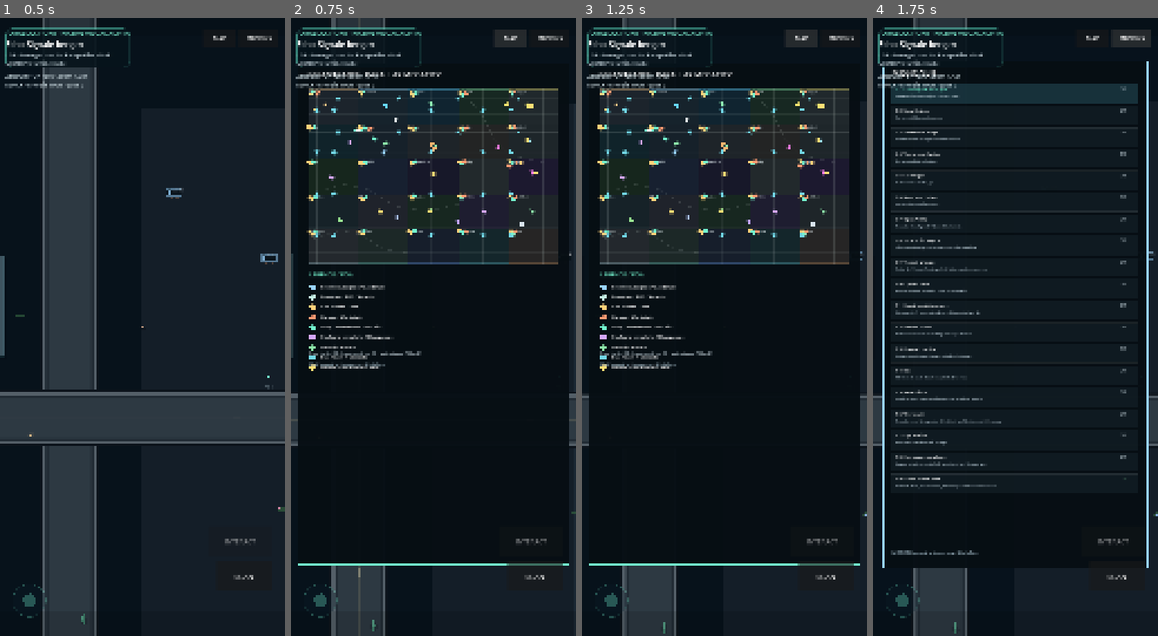
Above: before the commit, frames 1-4 (left to right).
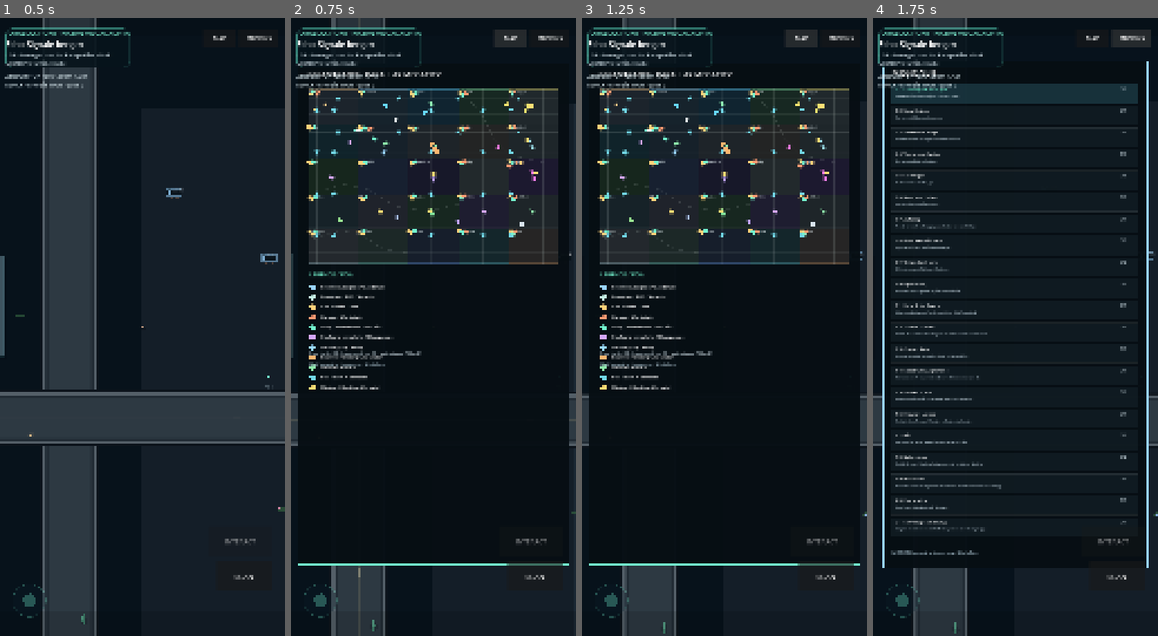
Above: after the commit, the same moments.

Repository: chekento/parallaxhunt
Game: Godot game, scene res://scenes/Main.tscn
Same seed, same stepped clock (60 frames per second), same inputs: the game is played once before the commit and once after it.
Inputs:
- Up to frame 1 (0.5 s): no input
- Up to frame 2 (0.75 s): click "MAP" at 0.5 s
- Up to frame 3 (1.25 s): no input
- Up to frame 4 (1.75 s): click "MISSIONS" at 1.25 s

Frame 1 is identical in both runs. In frame 2, 0.5% of the frame differs, in the area x 6-86%, y 14-61%; in frame 3, 0.5%; in frame 4, 1.8%, in the area x 7-89%, y 32-84%.

Commit message:
Add rooftop relays and sublevel exploration

Diff:
--- a/scripts/main.gd
+++ b/scripts/main.gd
@@ -87,6 +87,11 @@
 var caches: Array = []
 var glyphs: Array = []
 var npc_flags: Dictionary = {}
+var vertical_sites: Array = []
+var vertical_flags: Dictionary = {}
+var current_vertical_id: String = ""
+var relay_count: int = 0
+var sublevel_count: int = 0
 var transit_riding: int = -1
 var transit_stops: Array = []
 var autosave_timer: float = 0.0
@@ -316,6 +321,9 @@
         {"title":"Verlorene Caches","desc":"Berge vier Daten-Caches.","kind":"cache","goal":4},
         {"title":"Stadtsigils","desc":"Sichere drei Stadtsigils.","kind":"glyph","goal":3},
         {"title":"Nova am Hafen","desc":"Sprich mit Nova im Hafen.","kind":"npc","id":"nova","goal":1},
+        {"title":"Aufstieg","desc":"Finde einen Dachzugang und aktiviere ein Relay.","kind":"relay","goal":1},
+        {"title":"Über den Dächern","desc":"Synchronisiere drei Dach-Relays.","kind":"relay","goal":3},
+        {"title":"Unter der Stadt","desc":"Aktiviere zwei Sublevel-Knoten.","kind":"sublevel","goal":2},
         {"title":"OpenAI HQ","desc":"Besuche das OpenAI HQ im Glasdistrikt.","kind":"visit_openai","goal":1},
         {"title":"Solar Grid Repair","desc":"Löse das Leitungs-Puzzle am Solar Grid Terminal.","kind":"hack","id":"gridRepair","goal":1},
         {"title":"Transit Mosaic","desc":"Setze das Transit-Routing als Schiebepuzzle zusammen.","kind":"hack","id":"transitMosaic","goal":1},
@@ -359,6 +367,15 @@
         {"pos":Vector2(18700,9150),"taken":false},
         {"pos":Vector2(7400,12700),"taken":false},
         {"pos":Vector2(12600,12800),"taken":false}
+    ]
+    vertical_sites = [
+        {"id":"roof_glass","name":"Glass Quarter Roof","pos":Vector2(12150,2450),"kind":"roof","accent":Color("#67d9ff")},
+        {"id":"roof_solar","name":"Solar Beacon Roof","pos":Vector2(22500,2200),"kind":"roof","accent":Color("#f1e36f")},
+        {"id":"roof_neon","name":"Neon Mile Roof","pos":Vector2(23500,9250),"kind":"roof","accent":Color("#ff80ef")},
+        {"id":"roof_observatory","name":"Observatory Roof","pos":Vector2(13000,9300),"kind":"roof","accent":Color("#c3a6ff")},
+        {"id":"sub_harbor","name":"Harbor Service Sublevel","pos":Vector2(13350,6400),"kind":"sublevel","accent":Color("#ffb66f")},
+        {"id":"sub_transit","name":"Transit Utility Node","pos":Vector2(23200,6000),"kind":"sublevel","accent":Color("#9adbe5")},
+        {"id":"sub_bio","name":"Bio Utility Lab","pos":Vector2(12850,12850),"kind":"sublevel","accent":Color("#82e59b")}
     ]
     glyphs = [
         {"pos":Vector2(2450,1450),"taken":false,"district":"Altstadt"},
@@ -1029,6 +1046,9 @@
         _enter_interior("OpenAI HQ","openai_hq",Color("#f2f7f7"),player_pos)
         _advance_native_chapter()
         return
+    elif n.type == "vertical":
+        _enter_vertical(int(n.index))
+        return
     elif n.type == "property":
         _interact_property(int(n.index))
         return
@@ -1160,6 +1180,11 @@
         if djb < 110.0 and djb < bd:
             best = {"type":"jobboard","index":ji,"action":"JOBS"}
             bd = djb
+    for vi in range(vertical_sites.size()):
+        var dv: float = player_pos.distance_to(Vector2(vertical_sites[vi].pos))
+        if dv < 105.0 and dv < bd:
+            best = {"type":"vertical","index":vi,"action":"AUFSTIEG" if str(vertical_sites[vi].kind)=="roof" else "SUBLEVEL"}
+            bd = dv
     for pi in range(property_sites.size()):
         var dp := player_pos.distance_to(Vector2(property_sites[pi].pos))
         if dp < 105.0 and dp < bd:
@@ -2110,6 +2135,7 @@
 func _leave_interior() -> void:
     commerce_panel.visible = false
     interior_active = false
+    current_vertical_id = ""
     player_pos = interior_return_pos + Vector2(0,42)
     camera_pos = player_pos
     _play_sfx("vehicle")
@@ -2134,6 +2160,10 @@
 func _interior_feature_message() -> String:
     if interior_kind == "openai_hq":
         return "Visitor lab display: multimodal research visualization active."
+    if interior_kind == "roof":
+        return "Dach-Relay synchronisieren."
+    if interior_kind == "sublevel":
+        return "Sublevel-Knoten aktivieren."
     if interior_kind == "garage":
         return "Garage service bay ready for vehicle storage and paint systems."
     if interior_kind == "workshop":
@@ -2166,6 +2196,10 @@
     draw_string(ThemeDB.fallback_font,exitp+Vector2(-32,-6),"EXIT",HORIZONTAL_ALIGNMENT_CENTER,64,12,Color.WHITE)
     if interior_kind == "openai_hq":
         _draw_openai_interior(origin,accent)
+    elif interior_kind == "roof":
+        _draw_roof_interior(origin,accent)
+    elif interior_kind == "sublevel":
+        _draw_sublevel_interior(origin,accent)
     elif interior_kind in ["garage","workshop"]:
         _draw_garage_interior(origin,accent)
     elif interior_kind in ["restaurant","cafe"]:
@@ -2175,6 +2209,57 @@
     else:
         _draw_shop_interior(origin,accent)
     draw_string(ThemeDB.fallback_font,origin+Vector2(32,42),interior_name,HORIZONTAL_ALIGNMENT_LEFT,420,22,Color(0.94,0.98,0.99,0.92))
+
+func _enter_vertical(index: int) -> void:
+    if index<0 or index>=vertical_sites.size():
+        return
+    var site: Dictionary = vertical_sites[index]
+    current_vertical_id = str(site.id)
+    _enter_interior(str(site.name),str(site.kind),Color(site.accent),player_pos)
+
+func _activate_vertical_feature() -> void:
+    if current_vertical_id=="":
+        return
+    if bool(vertical_flags.get(current_vertical_id,false)):
+        _notify("Knoten bereits synchronisiert.")
+        return
+    vertical_flags[current_vertical_id]=true
+    if interior_kind=="roof":
+        relay_count += 1
+        credits += 28
+        _notify("Dach-Relay synchronisiert · +28 CR")
+    else:
+        sublevel_count += 1
+        credits += 32
+        _notify("Sublevel-Knoten aktiviert · +32 CR")
+    _play_sfx("secret")
+    _save_game()
+    _advance_native_chapter()
+
+func _draw_roof_interior(origin: Vector2, accent: Color) -> void:
+    draw_rect(Rect2(origin+Vector2(90,90),Vector2(720,360)),Color("#16222a"),true)
+    for i in range(8):
+        var x := origin.x+110+float(i)*90.0
+        var h := 60.0+float((i*37)%120)
+        draw_rect(Rect2(x,origin.y+450-h,55,h),Color(0.16,0.23,0.28,0.9),true)
+        draw_line(Vector2(x,origin.y+450-h),Vector2(x+55,origin.y+450-h),Color(accent.r,accent.g,accent.b,0.22),2.0)
+    var relay := origin+_interior_feature_pos()
+    draw_line(relay+Vector2(0,40),relay+Vector2(0,-45),Color("#59676e"),5.0,true)
+    draw_circle(relay+Vector2(0,-52),11,accent)
+    draw_circle(relay+Vector2(0,-52),26,Color(accent.r,accent.g,accent.b,0.08))
+    draw_string(ThemeDB.fallback_font,relay+Vector2(-55,64),"ROOF RELAY",HORIZONTAL_ALIGNMENT_CENTER,110,12,Color.WHITE)
+
+func _draw_sublevel_interior(origin: Vector2, accent: Color) -> void:
+    draw_rect(Rect2(origin+Vector2(85,90),Vector2(730,390)),Color("#0b1115"),true)
+    for y in [135.0,205.0,275.0,345.0]:
+        draw_line(origin+Vector2(105,y),origin+Vector2(795,y),Color(0.35,0.45,0.49,0.14),4.0)
+    for x in [165.0,340.0,515.0,690.0]:
+        draw_line(origin+Vector2(x,110),origin+Vector2(x,455),Color(0.26,0.34,0.38,0.16),3.0)
+    var node := origin+_interior_feature_pos()
+    draw_rect(Rect2(node-Vector2(42,28),Vector2(84,56)),Color(0.07,0.11,0.14,0.96),true)
+    draw_rect(Rect2(node-Vector2(42,28),Vector2(84,56)),Color(accent.r,accent.g,accent.b,0.62),false,2.0)
+    draw_circle(node,8,accent)
+    draw_string(ThemeDB.fallback_font,node+Vector2(-45,50),"UTILITY NODE",HORIZONTAL_ALIGNMENT_CENTER,90,11,Color.WHITE)
 
 func _draw_openai_interior(origin: Vector2, accent: Color) -> void:
     # glass lobby + visitor lab pods + bridge gallery
@@ -2610,6 +2695,9 @@
         "cache_count":cache_count,
         "glyph_count":glyph_count,
         "npc_flags":npc_flags,
+        "vertical_flags":vertical_flags,
+        "relay_count":relay_count,
+        "sublevel_count":sublevel_count,
         "caches":caches.map(func(x): return bool(x.taken)),
         "glyphs":glyphs.map(func(x): return bool(x.taken))
     }
@@ -2645,6 +2733,9 @@
     cache_count = int(d.get("cache_count",0))
     glyph_count = int(d.get("glyph_count",0))
     npc_flags = Dictionary(d.get("npc_flags",{}))
+    vertical_flags = Dictionary(d.get("vertical_flags",{}))
+    relay_count = int(d.get("relay_count",0))
+    sublevel_count = int(d.get("sublevel_count",0))
     var cache_taken = d.get("caches",[])
     if cache_taken is Array:
         for i in range(mini(cache_taken.size(),caches.size())):
@@ -2692,7 +2783,9 @@
 func _use_interior_feature() -> void:
     if commerce_panel.visible:
         return
-    if interior_kind in ["restaurant","cafe"]:
+    if interior_kind in ["roof","sublevel"]:
+        _activate_vertical_feature()
+    elif interior_kind in ["restaurant","cafe"]:
         _open_restaurant_menu()
     elif interior_kind=="shop":
         _open_shop_menu()
@@ -2883,6 +2976,8 @@
         _draw_map_marker(_map_point(Vector2(st.pos),map_rect),col,"R" if st.kind in ["restaurant","cafe"] else ("G" if st.kind in ["garage","workshop"] else "S"))
     for p in property_sites:
         _draw_map_marker(_map_point(Vector2(p.pos),map_rect),Color("#d6a8ff"),"H")
+    for vs in vertical_sites:
+        _draw_map_marker(_map_point(Vector2(vs.pos),map_rect),Color(vs.accent),"↑" if str(vs.kind)=="roof" else "↓")
     for j in side_job_sites:
         _draw_map_marker(_map_point(Vector2(j.pos),map_rect),Color("#8de9aa"),"J")
     for ts in transit_stops:
@@ -2905,6 +3000,8 @@
         ["G","Garage / Werkstatt",Color("#ff9b72")],
         ["S","Shop / betretbares Geschäft",Color("#73f3ce")],
         ["H","Kaufbare Immobilie / Hausgarage",Color("#d6a8ff")],
+        ["↑","Dachzugang / Relay",Color("#9bdcff")],
+        ["↓","Sublevel / Untergrundknoten",Color("#ffb66f")],
         ["J","Nebenjob-Board",Color("#8de9aa")],
         ["T","Bus-/Tram-Haltestelle",Color("#72d7e6")],
         ["!","Mission / Hacking-Minispiel",Color("#ffdf75")]
@@ -2928,6 +3025,8 @@
     if kind=="secret": return mini(mission_secrets,int(c.goal))
     if kind=="cache": return mini(cache_count,int(c.goal))
     if kind=="glyph": return mini(glyph_count,int(c.goal))
+    if kind=="relay": return mini(relay_count,int(c.goal))
+    if kind=="sublevel": return mini(sublevel_count,int(c.goal))
     if kind=="npc": return 1 if bool(npc_flags.get(str(c.id),false)) else 0
     if kind=="visit_openai": return 1 if bool(hack_done.get("visited_openai",false)) else 0
     if kind=="hack": return 1 if bool(hack_done.get(str(c.id),false)) else 0
